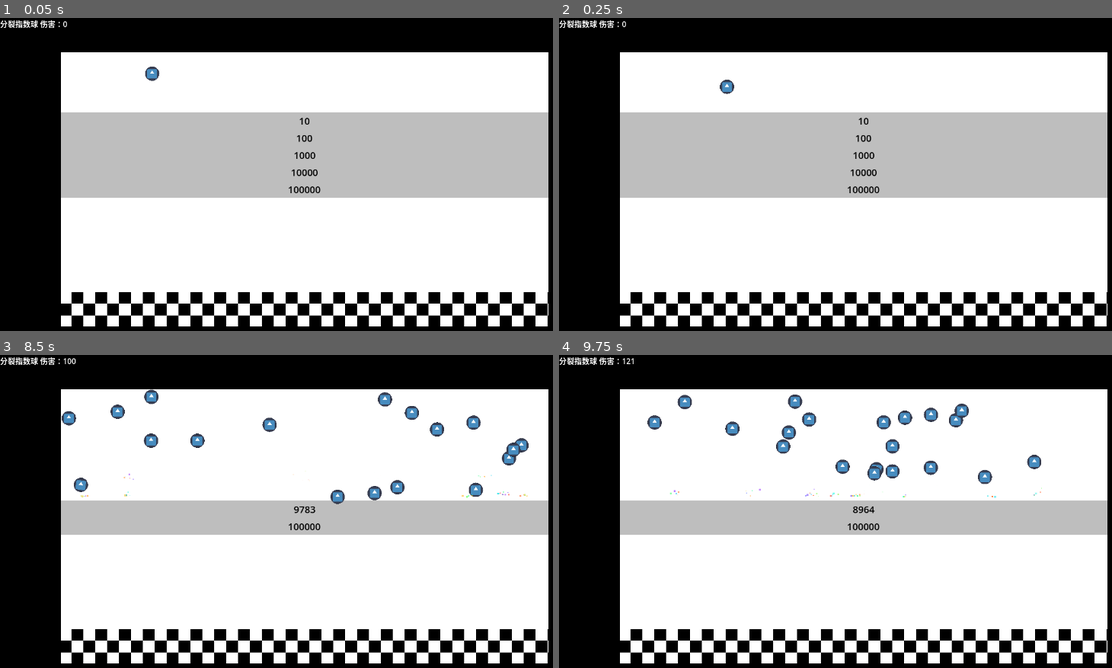
Above: before the commit, frames 1-4 (two rows, left to right).
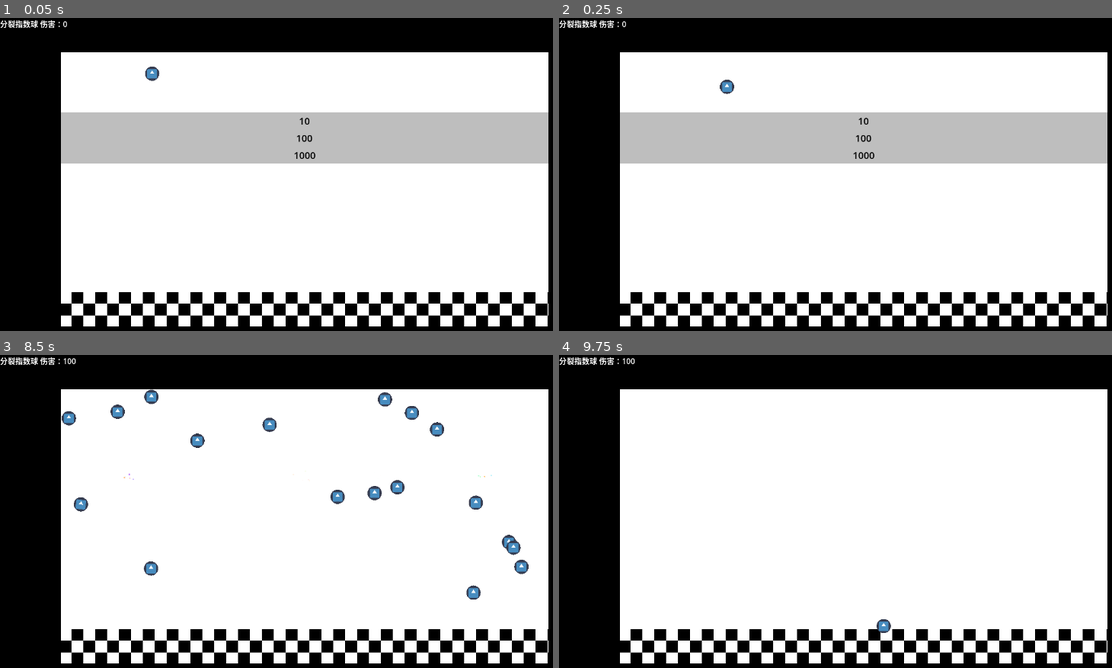
Above: after the commit, the same moments.

Repository: Rundll86/fallingballs
Game: Godot game, scene res://components/World.tscn
Two runs of this game, one before a commit and one after it. Both use one fixed random seed, a clock stepped at 60 frames per second and the inputs below. The engine's default icon, where the game draws it, is replaced by a stand-in: a white triangle on a blue panel in a dark square.
Inputs:
- Up to frame 1 (0.05 s): no input
- Up to frame 2 (0.25 s): no input
- Up to frame 3 (8.5 s): no input
- Up to frame 4 (9.75 s): no input

The runs differ from the first frame. In frame 1, 9.7% of the frame differs, in the area x 11-100%, y 46-58%; in frame 2, 9.7%; in frame 3, 11%; in frame 4, 12%, in the area x 11-100%, y 0-89%.

Commit message:
feat(游戏逻辑): 添加胜利音效并优化声音播放位置
- 在Winner状态机中添加播放胜利音效功能
- 修改BallBase中声音播放逻辑，将声音节点添加到场景根节点并同步位置
- 清理GravityBox场景中多余墙体节点

Diff:
--- a/components/Scenes/Playgrounds/GravityBox.tscn
+++ b/components/Scenes/Playgrounds/GravityBox.tscn
@@ -26,17 +26,7 @@
 anchor = Vector2(0.5, 0.4)
 level = 2
 
-[node name="Wall4" parent="." index="6" instance=ExtResource("2_bgl6g")]
-position = Vector2(658.5, 283.5)
-anchor = Vector2(0.5, 0.45)
-level = 3
-
-[node name="Wall5" parent="." index="7" instance=ExtResource("2_bgl6g")]
-position = Vector2(658.5, 315)
-anchor = Vector2(0.5, 0.5)
-level = 4
-
-[node name="Winner" parent="." index="8" instance=ExtResource("3_lw1q2")]
+[node name="Winner" parent="." index="6" instance=ExtResource("3_lw1q2")]
 position = Vector2(658.5, 535.5)
 size = Vector2(0.8, 0.1)
 anchor = Vector2(0.5, 0.85)
--- a/scripts/Statemachines/BallBase.gd
+++ b/scripts/Statemachines/BallBase.gd
@@ -35,7 +35,8 @@
 
 func playSound(sound: String):
 	var cloned: AudioStreamPlayer2D = sounds.get_node(sound).duplicate()
-	add_child(cloned)
+	get_tree().root.add_child(cloned)
+	cloned.global_position = position
 	cloned.play()
 	await cloned.finished
 	cloned.queue_free()
--- a/scripts/Statemachines/Winner.gd
+++ b/scripts/Statemachines/Winner.gd
@@ -14,6 +14,7 @@
 		func(body):
 			if body is BallBase:
 				print("%s赢了！" % body.displayName)
+				body.playSound("win")
 				body.queue_free()
 	)
 func _process(_delta):
